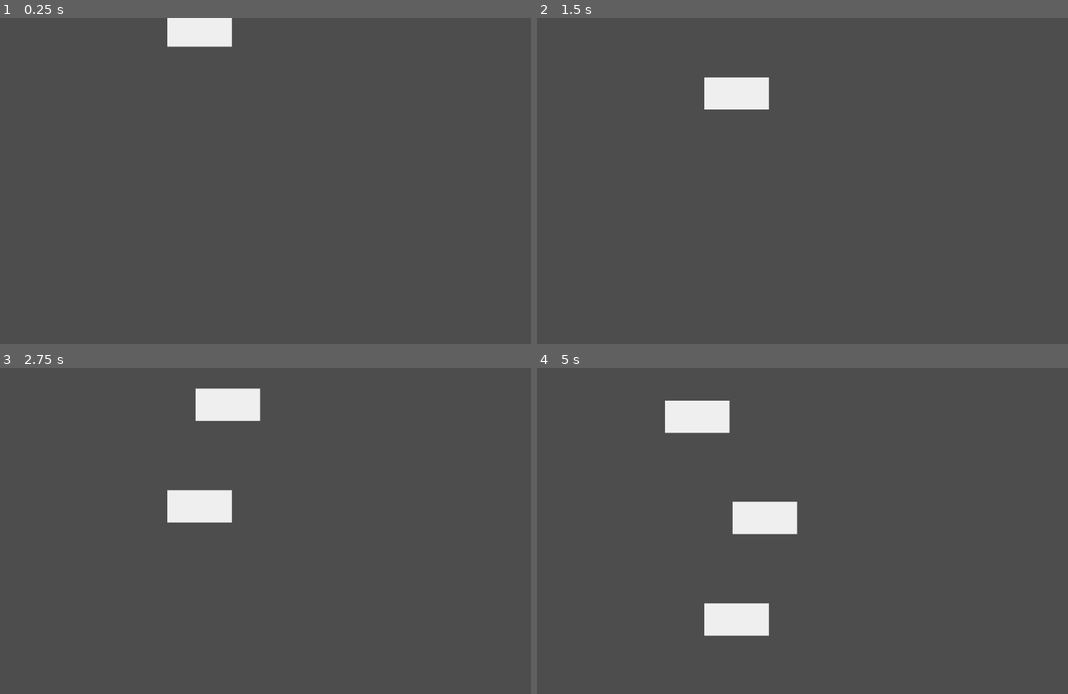
Above: before the commit, frames 1-4 (two rows, left to right).
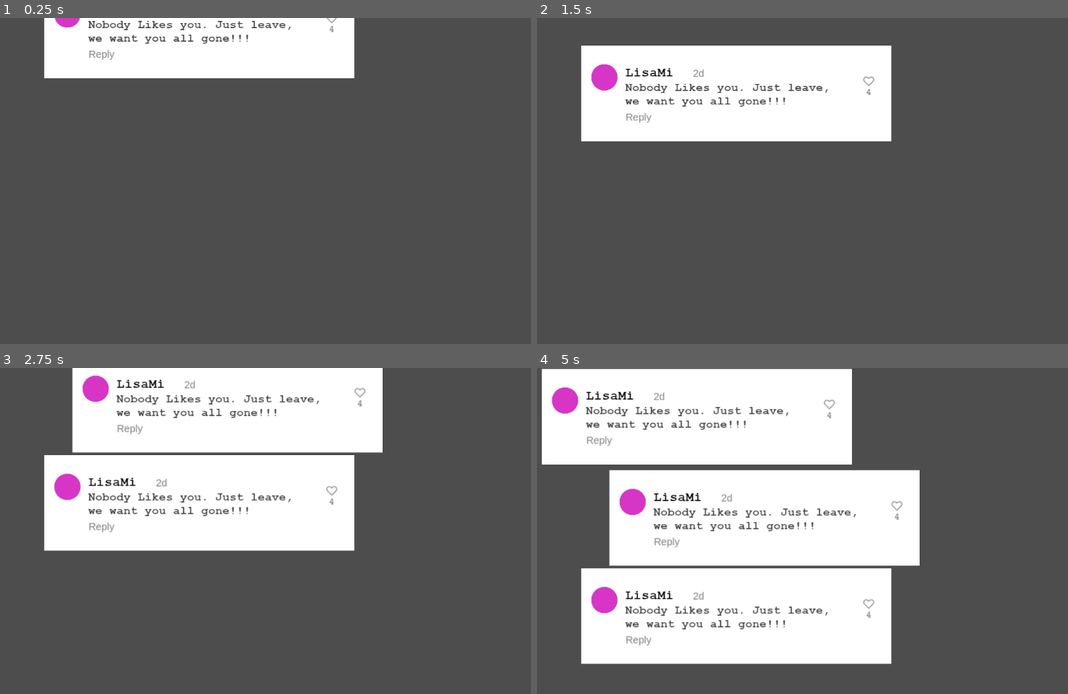
Above: after the commit, the same moments.

Repository: Gultendier/CBG
Game: Godot game, scene res://Main_Scene.tscn
Two runs of this game, one before a commit and one after it. Both use one fixed random seed, a clock stepped at 60 frames per second and the inputs below.
Inputs (mouse positions are in pixels of both pictures, inside the frame that each line leads up to):
- Up to frame 1 (0.25 s): no input
- Up to frame 2 (1.5 s): move the mouse to (903, 164) at 0.52 s; click (903, 164) at 0.67 s; move the mouse to (659, 197) at 1.27 s; click (659, 197) at 1.42 s
- Up to frame 3 (2.75 s): move the mouse to (297, 459) at 2.02 s; click (297, 459) at 2.17 s
- Up to frame 4 (5 s): move the mouse to (749, 596) at 2.77 s; click (749, 596) at 2.92 s; move the mouse to (951, 579) at 3.52 s; click (951, 579) at 3.67 s; move the mouse to (600, 482) at 4.27 s; click (600, 482) at 4.42 s

The runs differ from the first frame. In frame 1, 9.8% of the frame differs, in the area x 8-67%, y 0-19%; in frame 2, 16%; in frame 3, 30%; in frame 4, 48%, in the area x 0-73%, y 0-91%.

Commit message:
added placeholder imagaes

Diff:
--- a/falling_objects/falling_object.tscn
+++ b/falling_objects/falling_object.tscn
@@ -1,10 +1,10 @@
 [gd_scene load_steps=4 format=3 uid="uid://cp4xf3mvse4ah"]
 
 [ext_resource type="Script" path="res://falling_objects/falling_object.gd" id="1_at6nh"]
-[ext_resource type="Texture2D" uid="uid://diro827vt3hr4" path="res://image/Soft White Sprite.png" id="2_teba0"]
+[ext_resource type="Texture2D" uid="uid://brkwbq01yh5u8" path="res://image/comments/bad/BadComment2.png" id="2_mrcsj"]
 
 [sub_resource type="RectangleShape2D" id="RectangleShape2D_lg2mu"]
-size = Vector2(128, 64)
+size = Vector2(620, 194)
 
 [node name="FallingObject" type="Area2D"]
 position = Vector2(320, 160)
@@ -12,8 +12,7 @@
 
 [node name="Sprite2D" type="Sprite2D" parent="."]
 position = Vector2(7.62939e-06, 0)
-scale = Vector2(8, 4)
-texture = ExtResource("2_teba0")
+texture = ExtResource("2_mrcsj")
 
 [node name="CollisionShape2D" type="CollisionShape2D" parent="."]
 shape = SubResource("RectangleShape2D_lg2mu")
Binary file added: image/comments/bad/BadComment1.png
Not shown, added: image/comments/bad/BadComment1.png.import
Binary file added: image/comments/bad/BadComment2.png
Not shown, added: image/comments/bad/BadComment2.png.import
